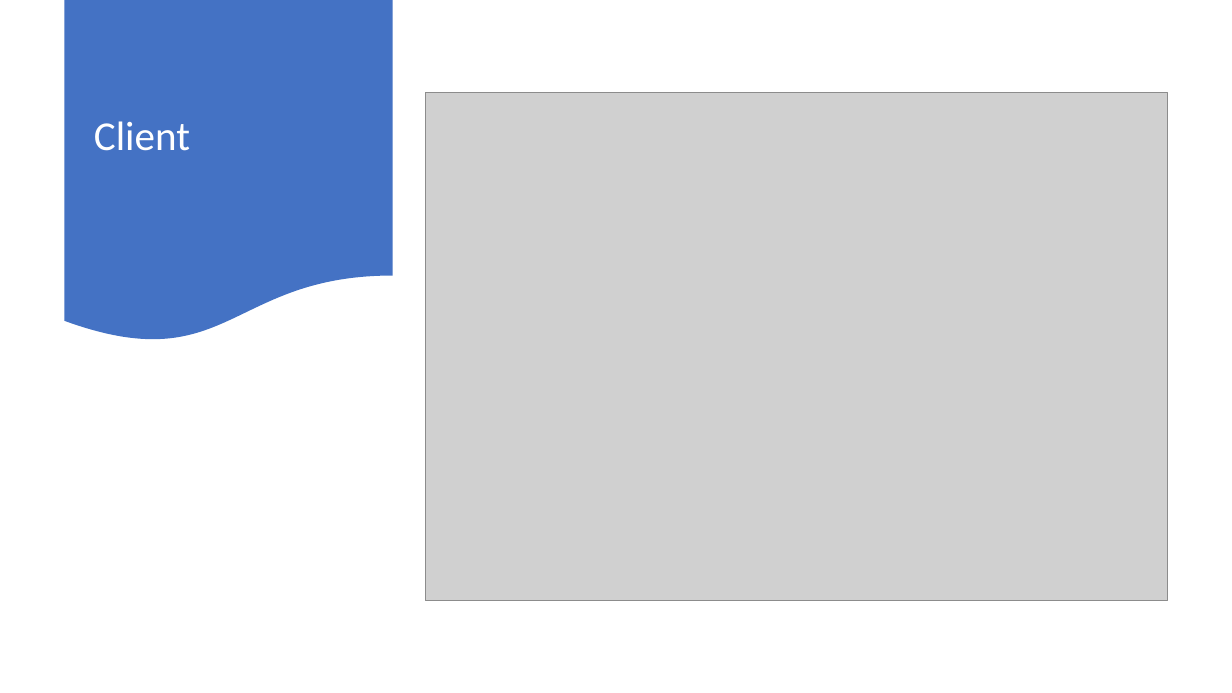
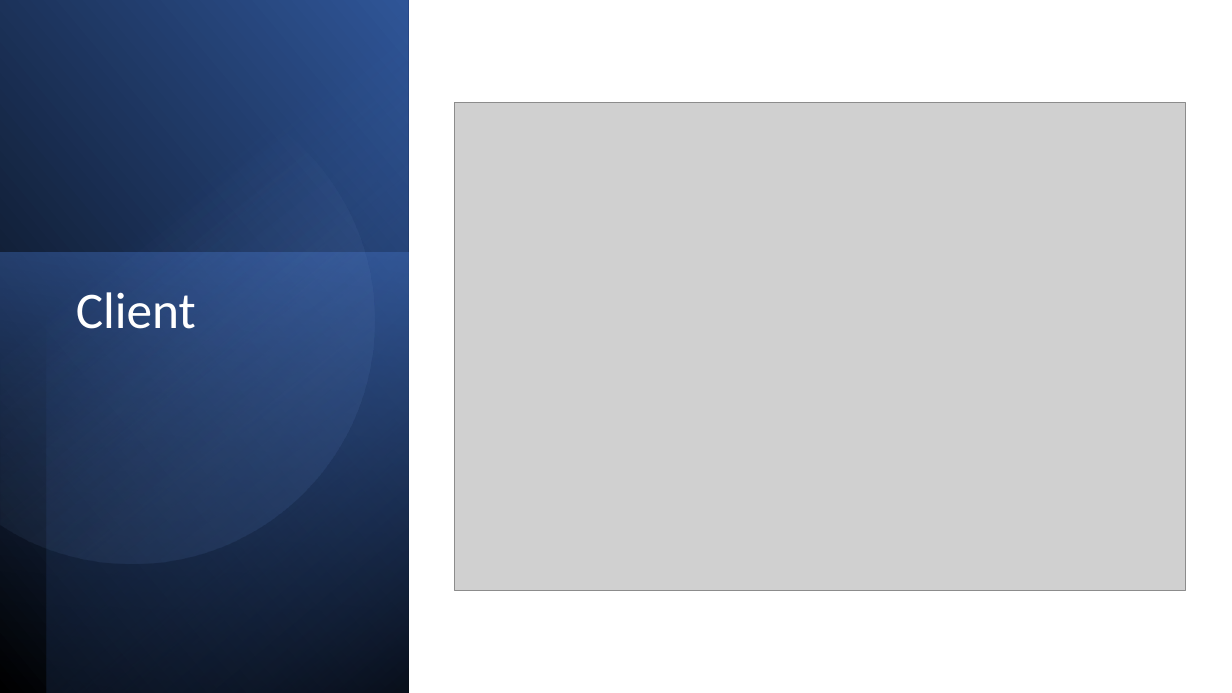
Before and after one commit to quangnguyen37/CS-401-Final-project, a slide deck: slide 1 of ClassDiagrams.pptx. Drawn at 1232x693 pixels with LibreOffice and Linux fonts; fonts in the diff are those of the drawing; grey boxes stand for pictures. Boxes give left, top, right and bottom in pixels: in the first picture for what was removed or moved away, otherwise in the second. Text is boxed around its words. In the diff, an @@ line names an element or a change of style, - is before the commit and + after.

```diff
--- a/ClassDiagrams.pptx
+++ b/ClassDiagrams.pptx
@@ rectangle added at box(0, 0, 409, 693), fill gradient #000000 to #2F5597 @@
@@ rectangle added at box(46, 0, 409, 693), fill gradient #000000 to #4472C4 @@
@@ flow chart document removed at box(65, 0, 393, 344) @@
@@ freeform shape added at box(0, 48, 419, 607), fill gradient #8FAADC to #2F5597 @@
@@ picture: place and size @@
-picture at box(425, 92, 1168, 601)
+picture at box(455, 103, 1185, 590)
@@ rectangle added at box(0, 253, 409, 693), fill gradient #4472C4 to #203864 @@
@@ title "Client": place and size @@
-title "Client" at box(94, 121, 190, 151)
+title "Client" at box(76, 292, 196, 329)
@@ title "Client" at box(76, 292, 196, 329): size 32 to 40 pt; vertical alignment middle to top @@
```
Also in this commit, not shown: 2 other slides changed, 1 other file.
